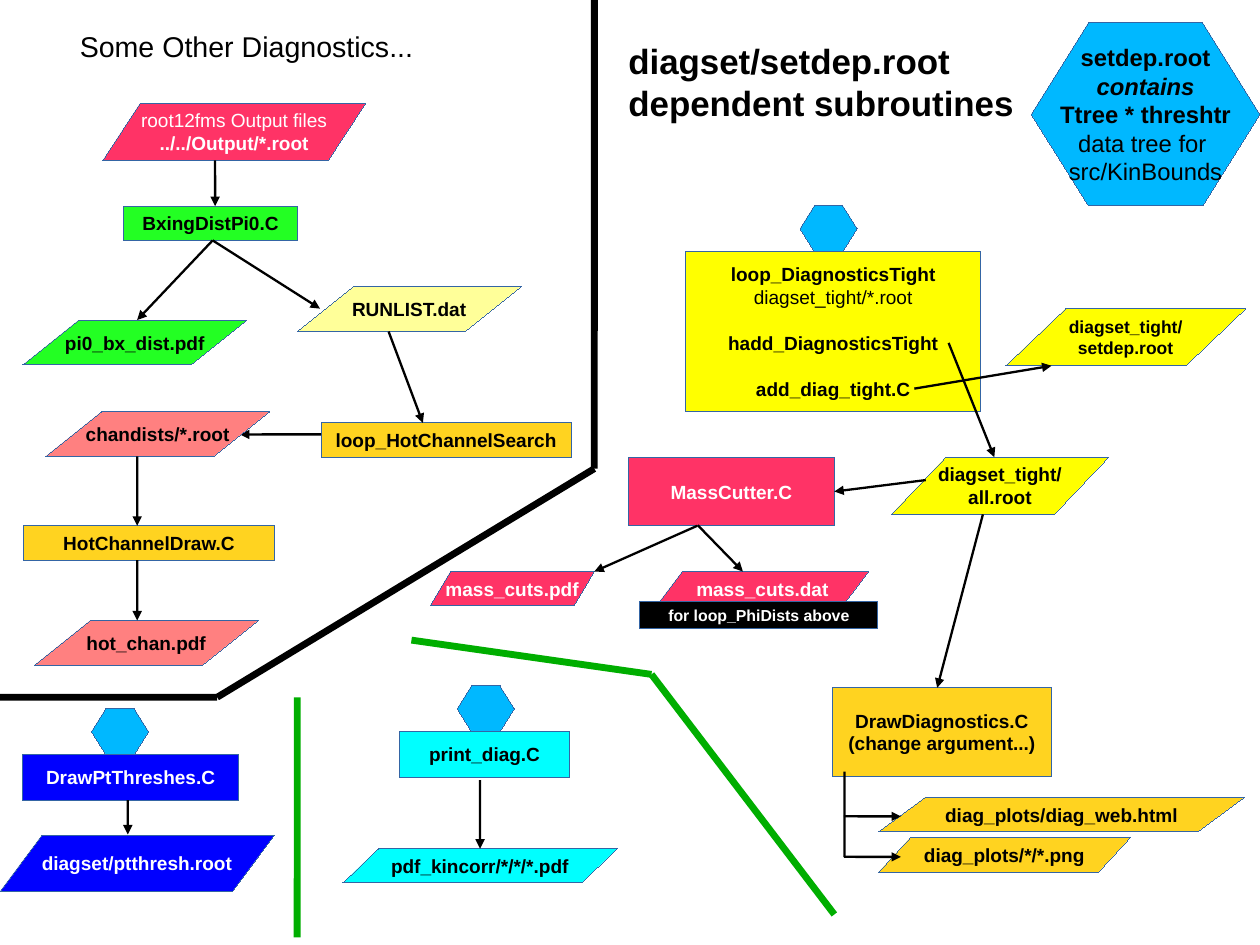
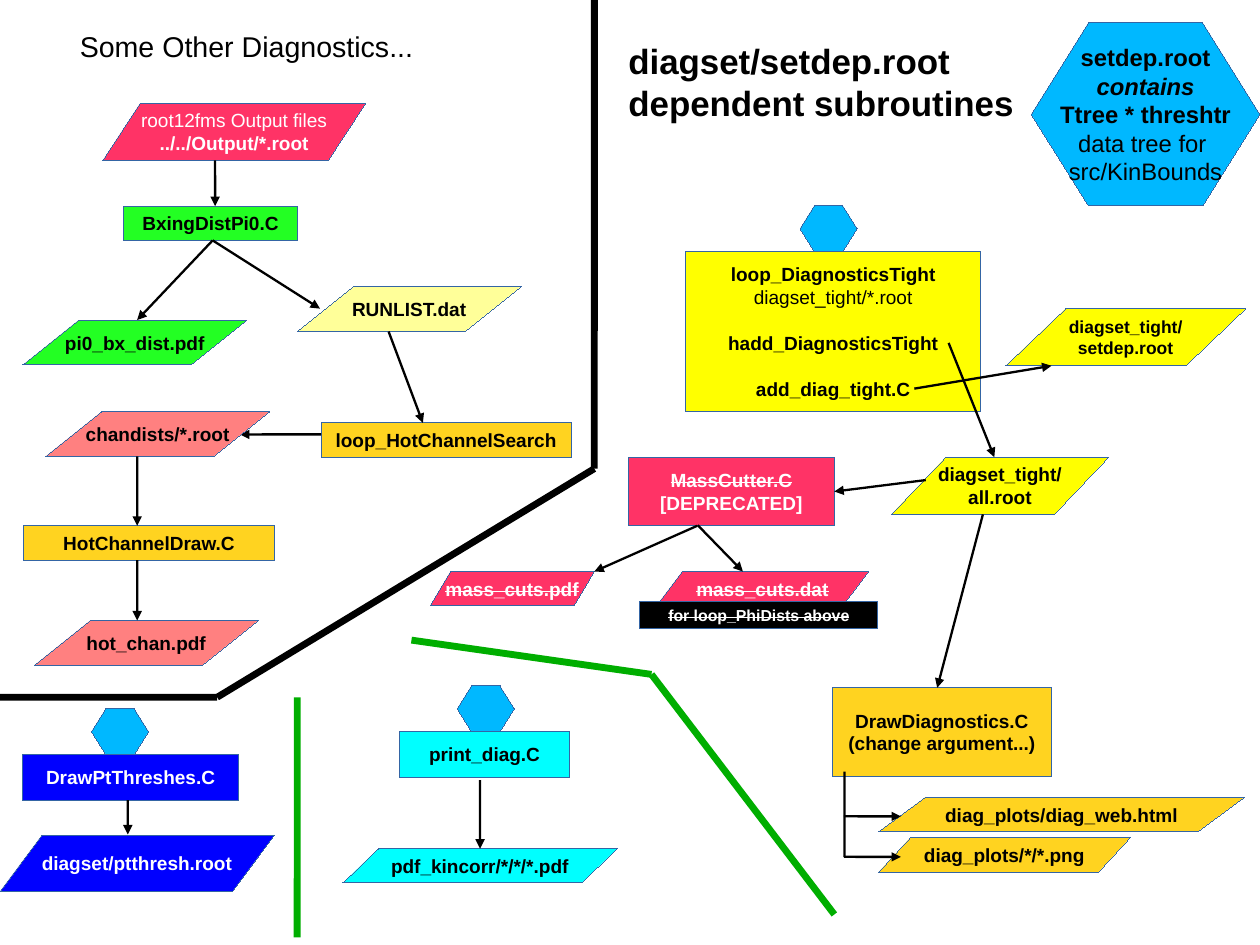
Before and after one commit to c-dilks/spinlong, a slide deck: slide 2 of doc_diagram.odp. Drawn at 1260x945 pixels with LibreOffice and Linux fonts; fonts in the diff are those of the drawing. Boxes give left, top, right and bottom in pixels: in the first picture for what was removed or moved away, otherwise in the second. Text is boxed around its words. In the diff, an @@ line names an element or a change of style, - is before the commit and + after.

Commit message:
deprecated MassCuter.C; moved mass cuts tables to MassInPTE sector

```diff
--- a/doc_diagram.odp
+++ b/doc_diagram.odp
@@ text in rectangle at bbox=[671, 473, 793, 487]: strikethrough on in "MassCutter.C" @@
@@ text in rectangle at bbox=[660, 496, 802, 514]: paragraph added @@
+[DEPRECATED]
@@ strikethrough on in 3 elements at bbox=[430, 572, 595, 606], bbox=[656, 572, 869, 606], bbox=[640, 601, 878, 629] @@
```
Also in this commit, not shown: 2 other slides changed, 14 other files.
